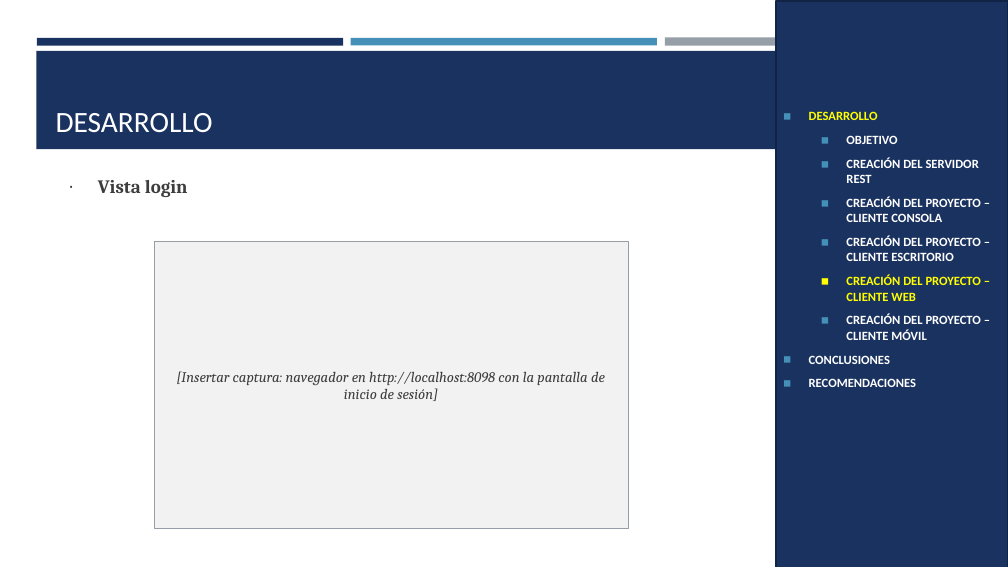
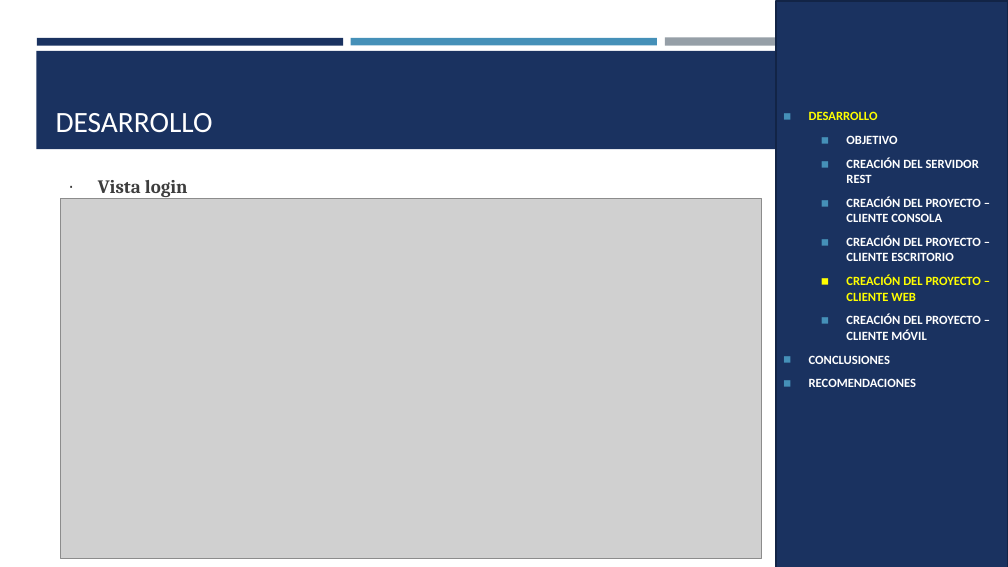
Before and after one commit to Teo344/Arquitectura_GRUPO03, a slide deck: slide 39 of TI.1.4. PAO202651_RESTFUL_DOTNET_SINBDD_NRC36884_GR03/05. DOCUMENTACION/PRESENTACION TI.1.4. RESTFUL sin BDD en DOTNET GR03.pptx (slide 40 before the commit). Drawn at 1008x567 pixels with LibreOffice and Linux fonts; fonts in the diff are those of the drawing; grey boxes stand for pictures. Boxes give left, top, right and bottom in pixels: in the first picture for what was removed or moved away, otherwise in the second. Text is boxed around its words. In the diff, an @@ line names an element or a change of style, - is before the commit and + after.

```diff
--- a/TI.1.4. PAO202651_RESTFUL_DOTNET_SINBDD_NRC36884_GR03/05. DOCUMENTACION/PRESENTACION TI.1.4. RESTFUL sin BDD en DOTNET GR03.pptx
+++ b/TI.1.4. PAO202651_RESTFUL_DOTNET_SINBDD_NRC36884_GR03/05. DOCUMENTACION/PRESENTACION TI.1.4. RESTFUL sin BDD en DOTNET GR03.pptx
@@ picture added at [61,199,762,558] @@
@@ rectangle removed at [154,241,628,529] @@
-[Insertar captura: navegador en http://localhost:8098 con la pantalla de inicio de sesión]
```
Also in this commit, not shown: 25 other slides changed, 3 slides removed, 1 other file.
